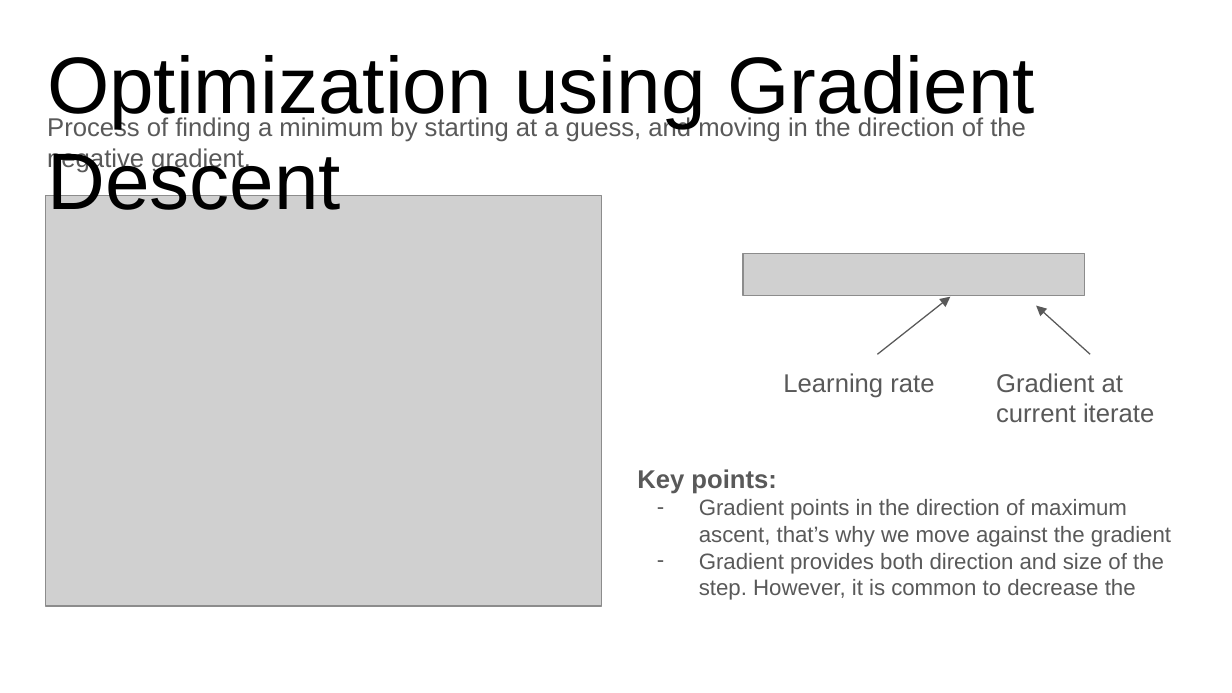
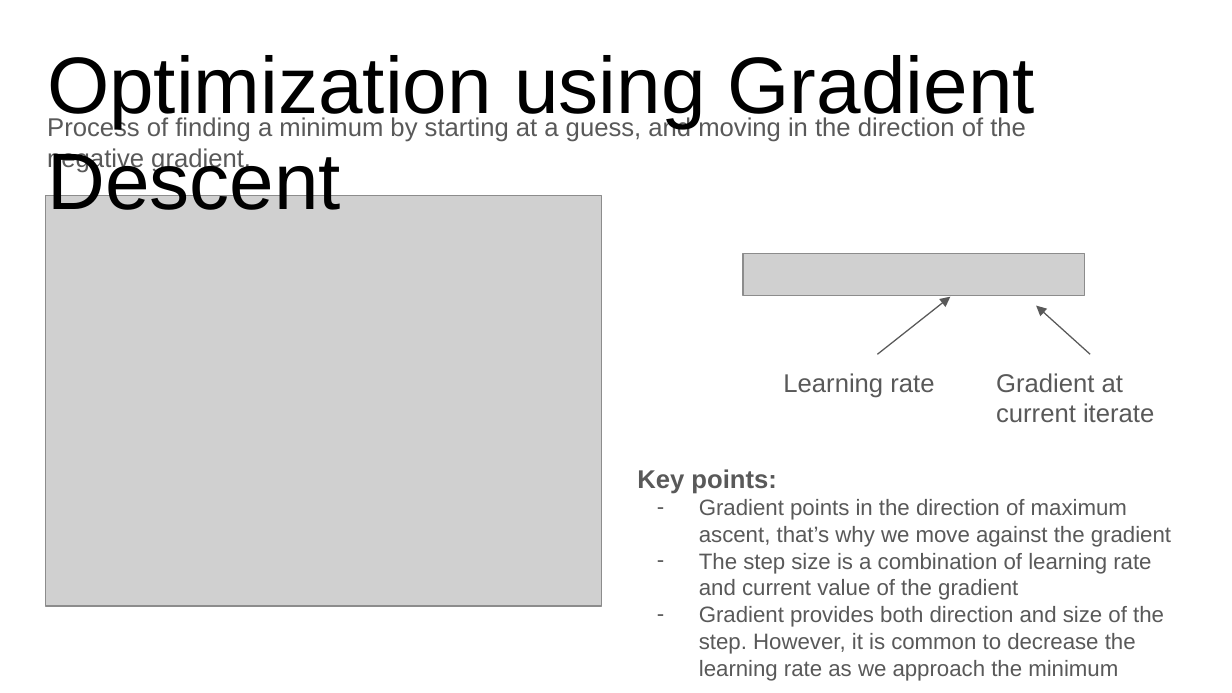
Before and after one commit to ankur6ue/deep-learning-course, a slide deck: slide 10 of Module 1/class_1.2/deep_learning_course_class_1.2.pptx. Drawn at 1232x693 pixels with LibreOffice and Linux fonts; fonts in the diff are those of the drawing; grey boxes stand for pictures. Boxes give left, top, right and bottom in pixels: in the first picture for what was removed or moved away, otherwise in the second. Text is boxed around its words. In the diff, an @@ line names an element or a change of style, - is before the commit and + after.

```diff
--- a/Module 1/class_1.2/deep_learning_course_class_1.2.pptx
+++ b/Module 1/class_1.2/deep_learning_course_class_1.2.pptx
@@ text at [699, 553, 1164, 681]: text changed @@
-– Gradient provides both direction and size of the step. However, it is common to decrease the
+– The step size is a combination of learning rate and current value of the gradient
+– Gradient provides both direction and size of the step. However, it is common to decrease the learning rate as we approach the minimum
```
Also in this commit, not shown: 2 other slides changed, 7 other files.
